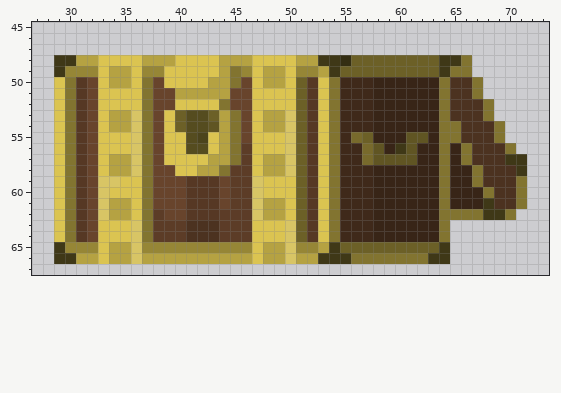
One commit to this sprite sheet: Iris/Content/treasureEmpty.png. That is the earlier state.
The file is 94x91 pixels. Colours within 5 levels of each other are drawn and written as one. Shown: x 27..73, y 45..67.
After the commit:
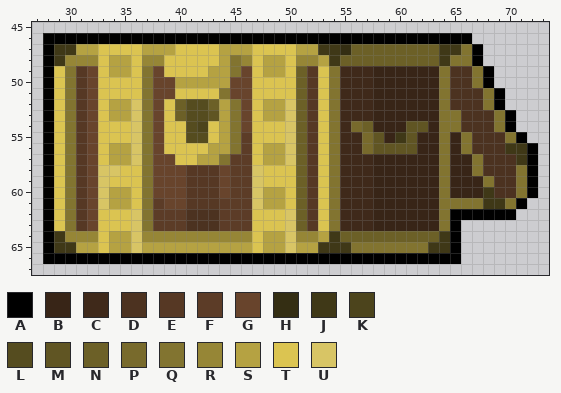
Palette (. is transparent): A #000000  B #382517  C #3f291a  D #4c3220  E #563824  F #5c3c27  G #68442c  H #342e13  J #3f3817  K #4c441c  L #554c1f  M #605523  N #6c6027  P #786a2c  Q #827430  R #968636  S #b5a242  T #dbc451  U #d8c565
Changes in this commit:
Changed rows in their new state; - is an unchanged pixel.
first column x 28:
46 AAAAAAAAAAAAAAAAAAAAAAAAAAAAAAAAAAAAAAA------
47 AJJSSTTTTSSSTTTTSSSTTTTSSJJHNNNNNNNNJJQA-----
48 A-RRR-SS-RRT-----QR-SS-RRS-N---------Q-A-----
49 ATQEG----QG----S--G----NETQCCCBBBBBBQDDQA----
50 A-----TT---GSSS--G--TT------------------A----
51 A-----------TTTTQ----------------------DQA---
52 A-----SSU--TNLLNSQ--SSU------------------A---
53 A--------------M---------------------Q--DQA--
54 A-----TT----T-KT----TT------PN---MM-------A--
55 A-------------L---F---------CPM-J-B--BQ--DQA-
56 A-----SS-----TTS----SS---------MM---------JJA
57 A----------G--S-QF-----------CBBBB----BQ--D-A
58 A----UUTT---GEEEG--UTTT--------------------QA
59 A-----T--------------------------------BQ---A
60 A-----SS------------SS------------------J---A
61 A---------F-----F--------------------QQQ-JQA-
62 A----TTTU--FFDDD---TTTU--------------AAAAAA--
63 A------------------------------------A-------
64 AJRRR-SS-RRRRRRRRRR-SS-RRSJNNNNNNNNNJA-------
65 A-JSS----SSSSSSSSSS----SSJ-JQQQQQQQJ-A-------
66 AAAAAAAAAAAAAAAAAAAAAAAAAAAAAAAAAAAAAA-------
Boxes around the changes in both pictures, in picture pixels (x1, y1, x2, y2):
changed: (43, 33, 538, 264)
